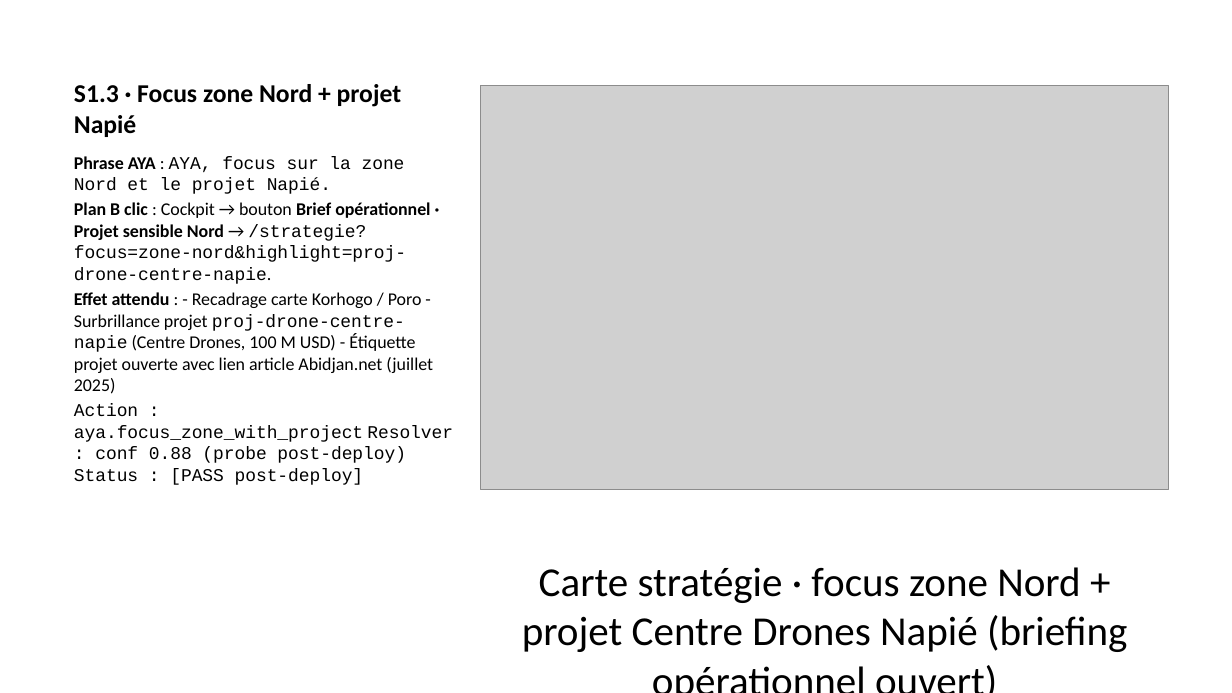
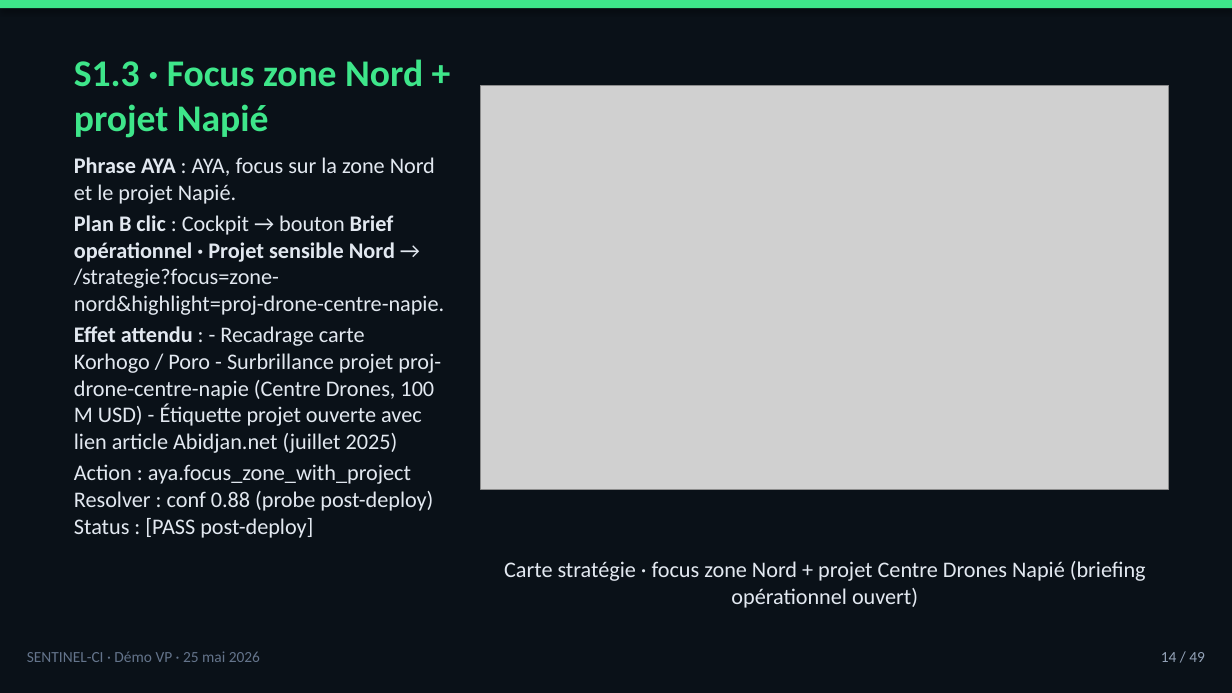
Before and after one commit to tishacian/hyusai, a slide deck: slide 14 of docs/sentinel-ci-demo-deck-2026-05-25.pptx. Drawn at 1232x693 pixels with LibreOffice and Linux fonts; fonts in the diff are those of the drawing; grey boxes stand for pictures. Boxes give left, top, right and bottom in pixels: in the first picture for what was removed or moved away, otherwise in the second. Text is boxed around its words. In the diff, an @@ line names an element or a change of style, - is before the commit and + after.

```diff
--- a/docs/sentinel-ci-demo-deck-2026-05-25.pptx
+++ b/docs/sentinel-ci-demo-deck-2026-05-25.pptx
@@ background #FFFFFF to #0A1118 @@
@@ rectangle added at <box>0,0,1232,9</box>, fill #3EE68A @@
@@ title "S1.3 · Focus zone Nord ..." at <box>74,59,423,138</box>: size 15 to 22 pt, text colour #000000 to #3EE68A @@
@@ text "Phrase AYA : AYA, focus ..." at <box>74,157,444,538</box>: size 10.5 to 13 pt, text colour #000000 to #E2E8F0; font Courier New to Calibri in "AYA, focus sur la zone Nord et ...", "/strategie?focus=zone-nord&highlight=proj-drone-centre-napie ...", "proj-drone-centre-napie", "Action : aya.focus_zone_with_project Resolver : conf 0.88 ..." @@
@@ text "Carte stratégie · focus zone ..." at <box>504,561,1146,608</box>: size 24 to 13 pt, text colour #000000 to #E2E8F0; less space between paragraphs @@
@@ text added at <box>27,651,260,662</box>, 9 pt, text #64748B @@
+SENTINEL-CI · Démo VP · 25 mai 2026
@@ text added at <box>1161,652,1205,662</box>, 9 pt, text #94A3B8 @@
+14 / 49
```
Also in this commit, not shown: 47 other slides changed, 1 slide added, 1 slide removed, 20 other files.
